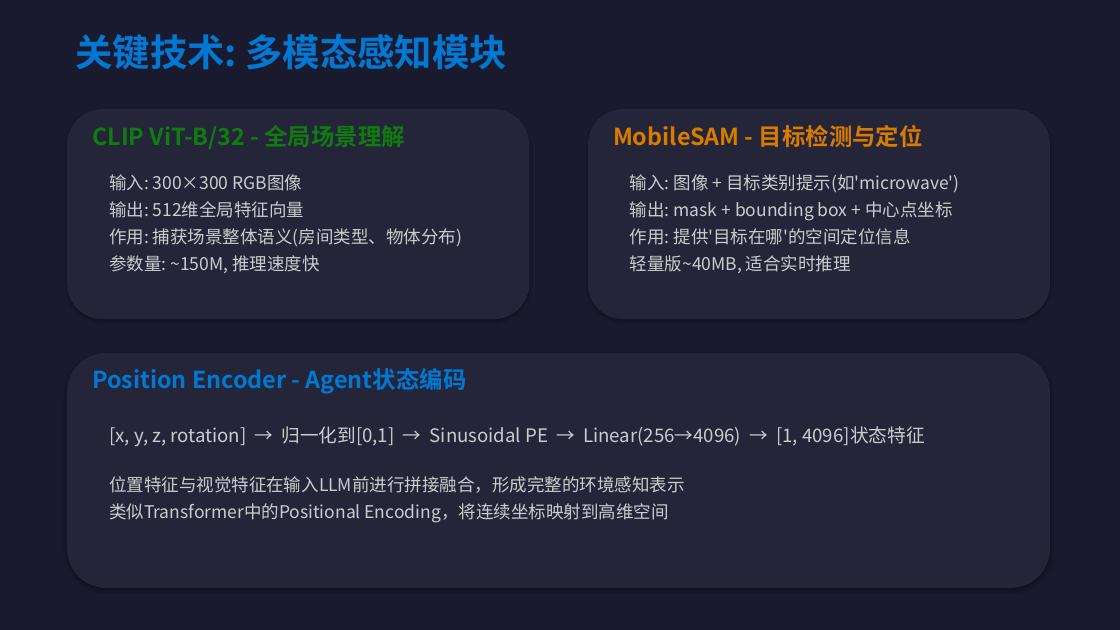
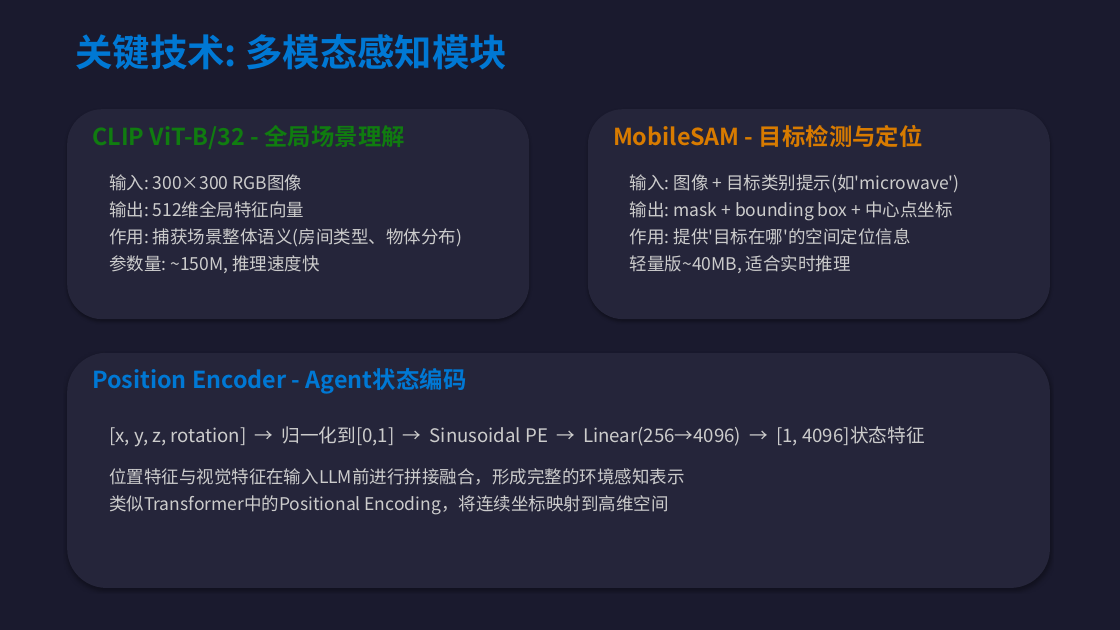
Before and after one commit to QAWe-ikun/mLLM, a slide deck: slide 6 of docs/开题展示.pptx. Drawn at 1120x630 pixels with LibreOffice and Linux fonts; fonts in the diff are those of the drawing. Boxes give left, top, right and bottom in pixels: in the first picture for what was removed or moved away, otherwise in the second. Text is boxed around its words. In the diff, an @@ line names an element or a change of style, - is before the commit and + after.

```diff
--- a/docs/开题展示.pptx
+++ b/docs/开题展示.pptx
@@ text "位置特征与视觉特征在输入LLM前进行拼接融合，形成完整的环境感知表示": place and size @@
-text "位置特征与视觉特征在输入LLM前进行拼接融合，形成完整的环境感知表示" at bbox=[109, 476, 685, 523]
+text "位置特征与视觉特征在输入LLM前进行拼接融合，形成完整的环境感知表示" at bbox=[109, 468, 685, 515]
```
Also in this commit, not shown: 4 other slides changed, 9 other files.
